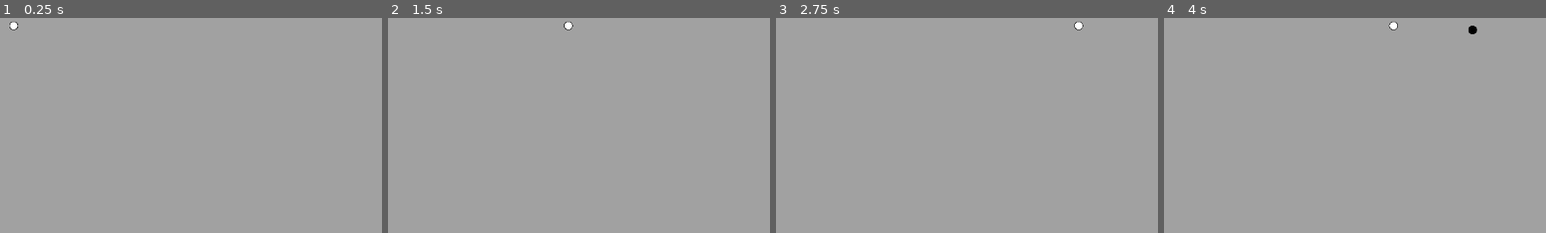
Above: before the commit, frames 1-4 (left to right).
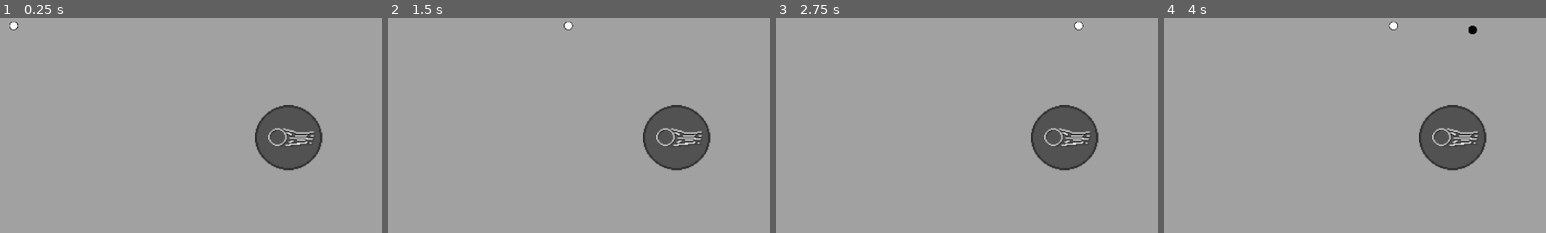
Above: after the commit, the same moments.

Repository: Let-Me-Use-A-Username/Geometrical
Game: Godot game, scene res://src/Scenes/Levels/level.tscn
Two runs of this game, one before a commit and one after it. Both use one fixed random seed, a clock stepped at 60 frames per second and the inputs below.
Inputs (mouse positions are % of the whole screen's width and height, from its top left):
- Up to frame 1 (0.25 s): no input
- Up to frame 2 (1.5 s): tap Enter at 0.5 s; move the mouse to (72, 45) at 0.52 s; hold D (right) 0.53-1.25 s; hold Space (dash) 0.53-1.25 s; click (72, 45) at 0.67 s; drag from (30, 55) to (73, 52) at 1.27 s
- Up to frame 3 (2.75 s): tap Enter at 2 s; move the mouse to (60, 28) at 2.02 s; hold D (right) from 2.03 s (still down); hold F (secondary_ability) from 2.03 s (still down)
- Up to frame 4 (4 s): release D (right) at 2.75 s; release F (secondary_ability) at 2.75 s; tap Space (dash) at 2.75 s; drag from (45, 70) to (90, 52) at 2.77 s; tap Enter at 3.5 s; move the mouse to (80, 65) at 3.52 s; hold A (left) from 3.53 s (still down); hold Space (dash) from 3.53 s (still down)
The pictures show only the part of the screen within x 50-100%, y 50-100%; the shares and areas given below are measured in that part.

The runs differ from the first frame. In frame 1, 4.1% of the frame differs, in the area x 66-85%, y 40-72%; in frame 2, 4.1%; in frame 3, 4.1%; in frame 4, 4.1%.

Commit message:
Ah

Diff:
--- a/src/Scenes/Actors/Player.tscn
+++ b/src/Scenes/Actors/Player.tscn
@@ -188,7 +188,7 @@
 [node name="Doppelganger" type="Node" parent="."]
 script = ExtResource("18_08n6u")
 
-[node name="Camera2D" type="Camera2D" parent="."]
+[node name="PlayerCamera" type="Camera2D" parent="."]
 position = Vector2(447, 200)
 enabled = false
 
--- a/src/Scenes/Levels/GameHandler.gd
+++ b/src/Scenes/Levels/GameHandler.gd
@@ -15,6 +15,7 @@
 
 #Window variables
 @onready var window_size = get_window().size
+@onready var _camera = get_node("GameCamera") as Camera2D
 var location = Vector2()
 
 func _ready() -> void:
@@ -31,6 +32,7 @@
 
 	freeze_timer = get_node("FreezeTimer")
 	freeze_timer.set_one_shot(true)
+
 
 func _on_Timer_timeout() -> void:
 	total_enemy_counter += 10
@@ -118,9 +120,5 @@
 	timer.set_one_shot(true)
 	timer.connect("timeout", on_spaceshift_timeout.bind(origin, damage))
 
-	#shack camera
-	var level_camera = get_node("Camera2D")
-	var player_camera = player.camera as Camera2D
-
 func on_spaceshift_timeout(origin: Node, damage: float) -> void:
 	_shockwave(origin, damage)
--- a/src/Scenes/Levels/level.tscn
+++ b/src/Scenes/Levels/level.tscn
@@ -181,7 +181,7 @@
 grow_horizontal = 2
 grow_vertical = 2
 
-[node name="Camera2D" type="Camera2D" parent="."]
+[node name="GameCamera" type="Camera2D" parent="."]
 position = Vector2(640, 360)
 
 [connection signal="died" from="Player" to="Quit/QuitMenu" method="_on_player_died"]
--- a/src/Scenes/Objects/Input_Handler.gd
+++ b/src/Scenes/Objects/Input_Handler.gd
@@ -32,8 +32,8 @@
 
 
 func _disable_virtual_joystick() -> void:
-	self.visible = false
-	self.process_mode = Node.PROCESS_MODE_DISABLED
+	joystick.visible = false
+	joystick.process_mode = Node.PROCESS_MODE_DISABLED
 
 
 func _get_Input_Type() -> Variant:
